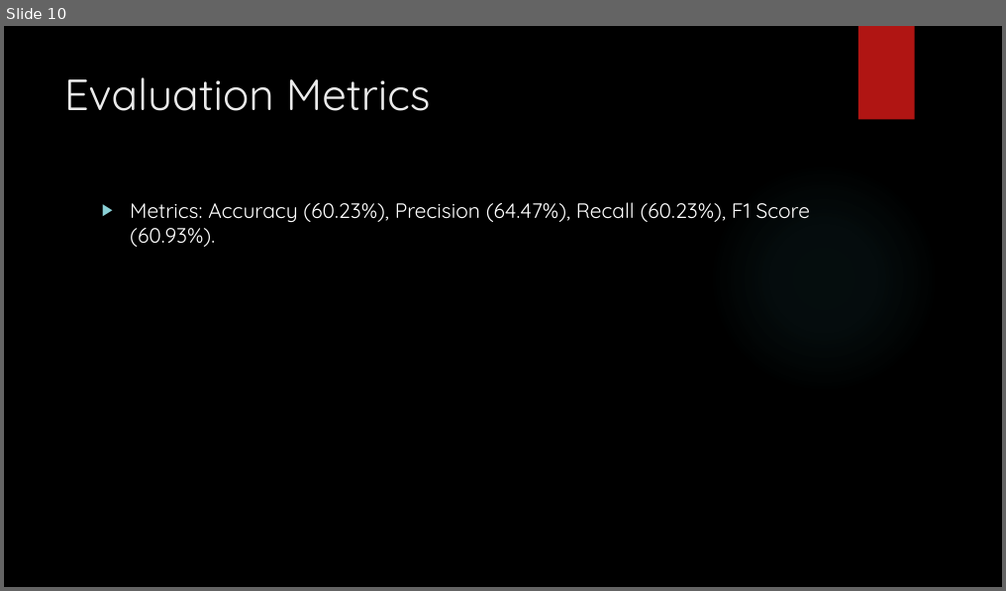
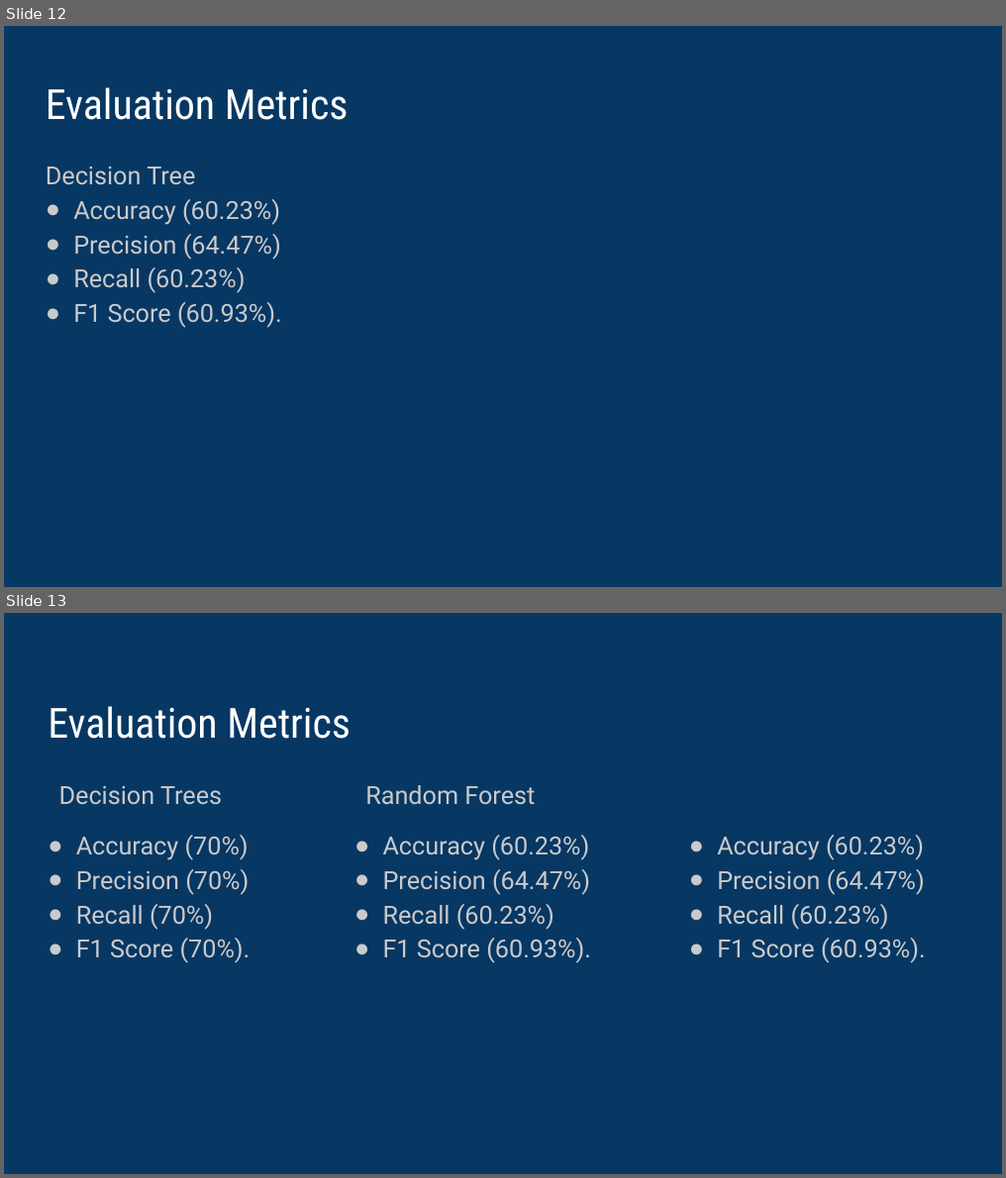
Before and after one commit to vipvivek15/CMPE_255_Final_Project, a slide deck: Final_presentation.pptx. Shown one above the other, each under a label of ours: slide 10 before the commit, slides 12 and 13 after it. The pictures are 1006x591 and 1006x1178 pixels, drawn with LibreOffice and Linux fonts; fonts in the diff are those of the drawing; background and template pictures are left out. Boxes give left, top, right and bottom in pixels: in the first picture for what was removed or moved away, otherwise in the second. Text is boxed around its words. In the diff, an @@ line names an element or a change of style, - is before the commit and + after.

```diff
--- a/Final_presentation.pptx
+++ b/Final_presentation.pptx
@@ slide 13 added at [4,613,1002,1174], background #073763 @@
@@ title added at [48,706,350,739], 40 pt, text #FFFFFF @@
+Evaluation Metrics
@@ text added at [59,786,251,963], 24 pt, text #CACACA @@
+Decision Trees
+● Accuracy (70%)
+● Precision (70%)
+● Recall (70%)
+● F1 Score (70%).
@@ text added at [365,785,591,963], 24 pt, text #CACACA @@
+Random Forest
+● Accuracy (60.23%)
+● Precision (64.47%)
+● Recall (60.23%)
+● F1 Score (60.93%).
@@ text added at [717,835,926,963], 24 pt, text #CACACA @@
+● Accuracy (60.23%)
+● Precision (64.47%)
+● Recall (60.23%)
+● F1 Score (60.93%).
@@ what was slide 10 is now slide 12 @@
@@ slide 12 changed as well @@
@@ background picture (left out) to #073763 @@
@@ rectangle removed at [858,26,915,120] @@
@@ title "Evaluation Metrics": place and size @@
-title "Evaluation Metrics" at [64,77,431,111]
+title "Evaluation Metrics" at [46,87,349,120]
@@ title "Evaluation Metrics" at [46,87,349,120]: size 42 to 40 pt, font Quicksand to Roboto Condensed, text colour #EBEBEB to #FFFFFF @@
@@ text at [46,167,282,328]: text changed; size 20 to 24 pt; font Quicksand to Roboto; text colour #FFFFFF to #CACACA @@
-▶ Metrics: Accuracy (60.23%), Precision (64.47%), Recall (60.23%), F1 Score (60.93%).
+Decision Tree
+● Accuracy (60.23%)
+● Precision (64.47%)
+● Recall (60.23%)
+● F1 Score (60.93%).
@@ ellipse removed at [709,163,939,393] @@
```
Also in this commit, not shown: 13 other slides changed, 3 other slides added, 1 slide removed.
